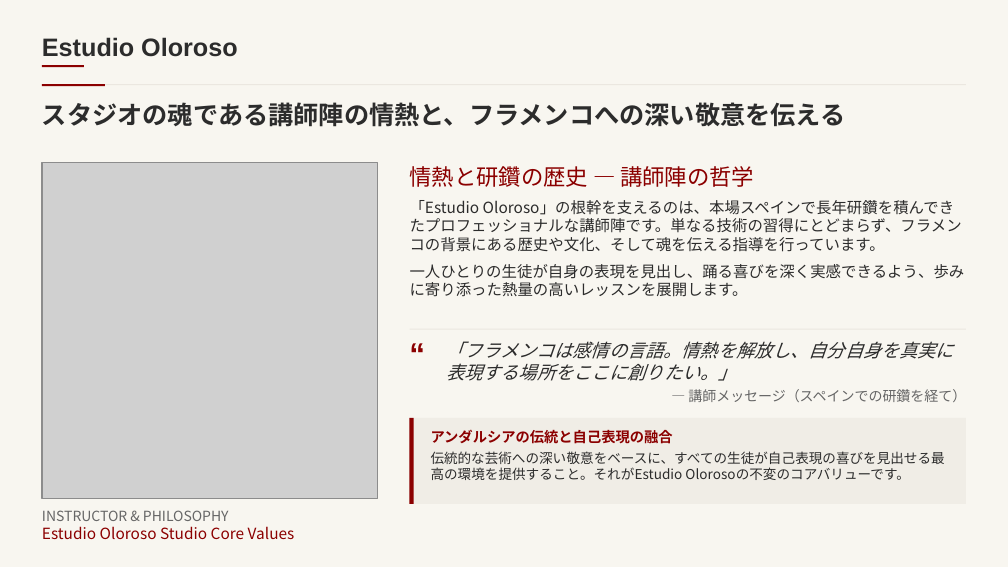
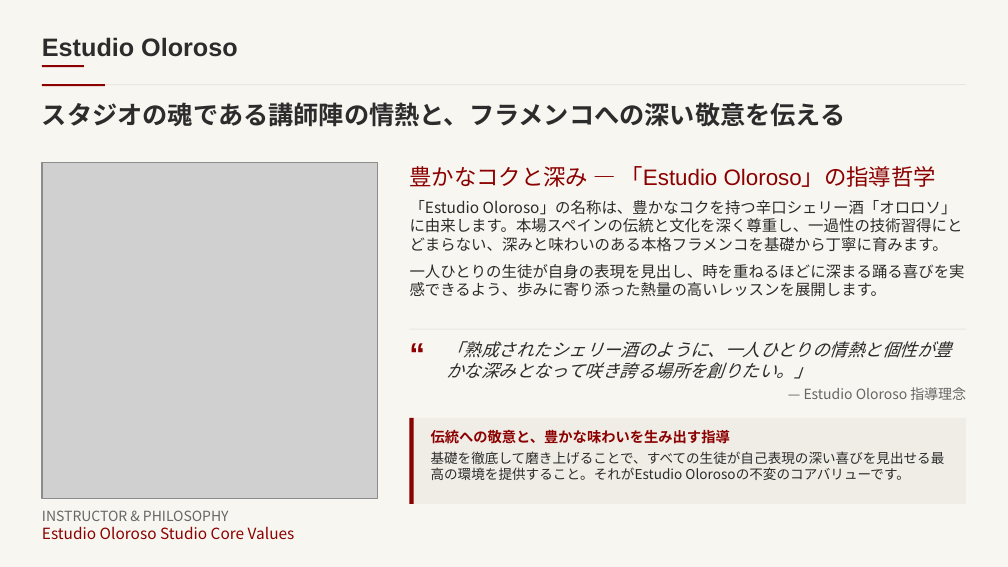
Before and after one commit to ikeda-haruka/ikeda-haruka.github.io, a slide deck: slide 7 of public/docs/oloroso/Estudio_Oloroso_Design_Preview_and_Renewal_Proposal.pptx. Drawn at 1008x567 pixels with LibreOffice and Linux fonts; fonts in the diff are those of the drawing; grey boxes stand for pictures. Boxes give left, top, right and bottom in pixels: in the first picture for what was removed or moved away, otherwise in the second. Text is boxed around its words. In the diff, an @@ line names an element or a change of style, - is before the commit and + after.

Commit message:
feat: Estudio Olorosoの公開資料を更新（レイアウト構成・コンテンツ一覧.xlsx および デザイン構成案.pptxの2点へ差替え）

```diff
--- a/public/docs/oloroso/Estudio_Oloroso_Design_Preview_and_Renewal_Proposal.pptx
+++ b/public/docs/oloroso/Estudio_Oloroso_Design_Preview_and_Renewal_Proposal.pptx
@@ text at (410, 166, 965, 297): text changed @@
-情熱と研鑽の歴史 — 講師陣の哲学
-「Estudio Oloroso」の根幹を支えるのは、本場スペインで長年研鑽を積んできたプロフェッショナルな講師陣です。単なる技術の習得にとどまらず、フラメンコの背景にある歴史や文化、そして魂を伝える指導を行っています。
-一人ひとりの生徒が自身の表現を見出し、踊る喜びを深く実感できるよう、歩みに寄り添った熱量の高いレッスンを展開します。
+豊かなコクと深み — 「Estudio Oloroso」の指導哲学
+「Estudio Oloroso」の名称は、豊かなコクを持つ辛口シェリー酒「オロロソ」に由来します。本場スペインの伝統と文化を深く尊重し、一過性の技術習得にとどまらない、深みと味わいのある本格フラメンコを基礎から丁寧に育みます。
+一人ひとりの生徒が自身の表現を見出し、時を重ねるほどに深まる踊る喜びを実感できるよう、歩みに寄り添った熱量の高いレッスンを展開します。
@@ text at (446, 341, 966, 400): text changed; size 13 to 12.5 pt @@
-「フラメンコは感情の言語。情熱を解放し、自分自身を真実に表現する場所をここに創りたい。」
-— 講師メッセージ（スペインでの研鑽を経て）
+「熟成されたシェリー酒のように、一人ひとりの情熱と個性が豊かな深みとなって咲き誇る場所を創りたい。」
+— Estudio Oloroso 指導理念
@@ text at (431, 430, 945, 480): text changed @@
-アンダルシアの伝統と自己表現の融合
-伝統的な芸術への深い敬意をベースに、すべての生徒が自己表現の喜びを見出せる最高の環境を提供すること。それがEstudio Olorosoの不変のコアバリューです。
+伝統への敬意と、豊かな味わいを生み出す指導
+基礎を徹底して磨き上げることで、すべての生徒が自己表現の深い喜びを見出せる最高の環境を提供すること。それがEstudio Olorosoの不変のコアバリューです。
```
Also in this commit, not shown: 4 other slides changed, 6 other files.
